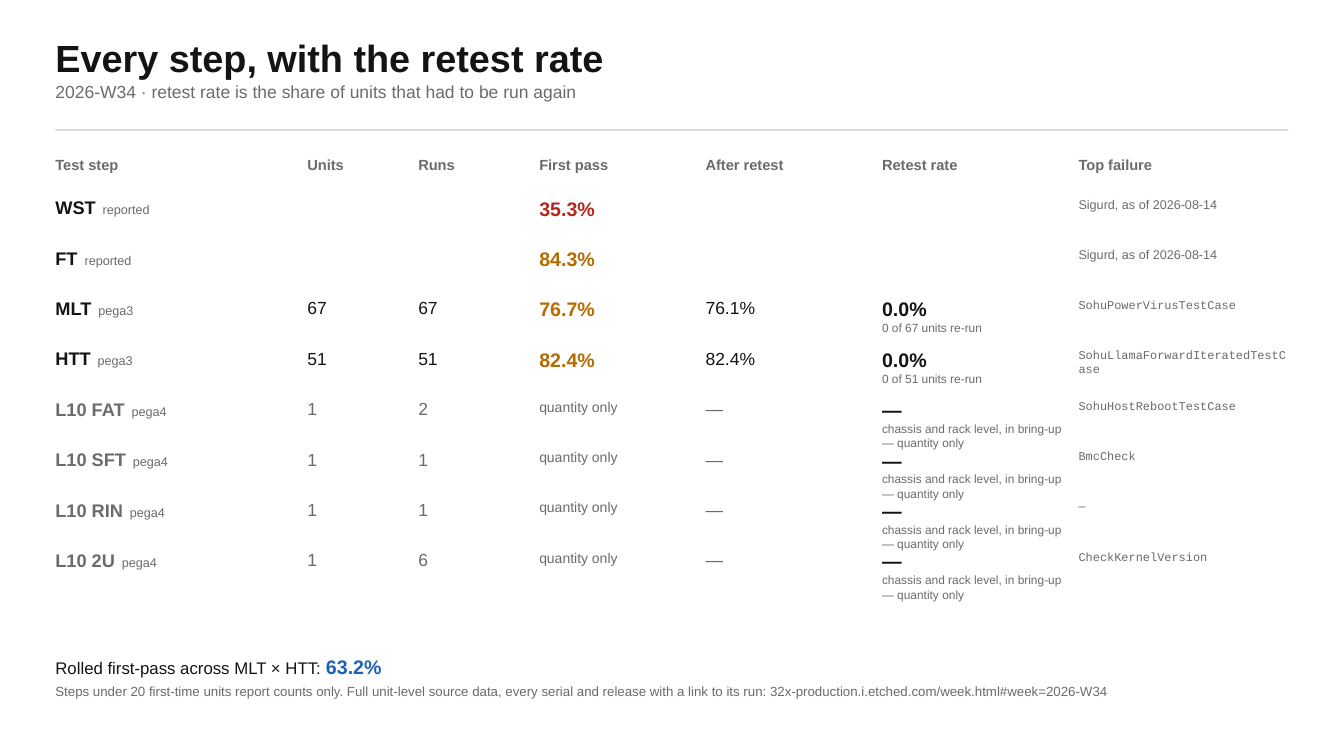
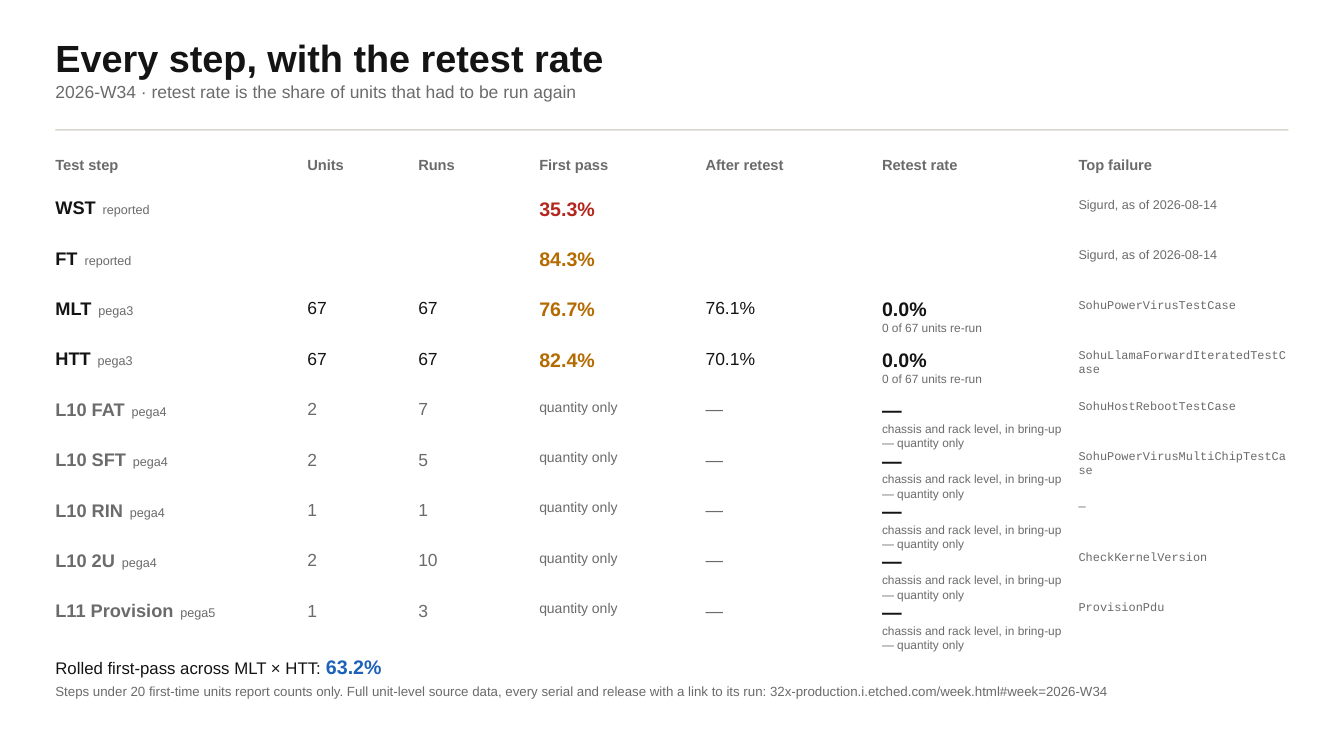
Before and after one commit to Quan-Etched/32x_MP_Auto_DailyReport, a slide deck: slide 3 of decks/weekly-2026-W34.pptx. Drawn at 1344x756 pixels with LibreOffice and Linux fonts; fonts in the diff are those of the drawing. Boxes give left, top, right and bottom in pixels: in the first picture for what was removed or moved away, otherwise in the second. Text is boxed around its words. In the diff, an @@ line names an element or a change of style, - is before the commit and + after.

```diff
--- a/decks/weekly-2026-W34.pptx
+++ b/decks/weekly-2026-W34.pptx
@@ text at (307,352,326,365): text changed @@
-51
+67
@@ text at (418,352,437,365): text changed @@
-51
+67
@@ text at (706,352,756,365): text changed @@
-82.4%
+70.1%
@@ text at (882,374,982,383): text changed @@
-0 of 51 units re-run
+0 of 67 units re-run
@@ text "2": place and size @@
-text "2" at (418,403,428,415)
+text "2" at (307,403,317,415)
@@ text removed at (307,403,317,415) @@
-1
@@ text added at (418,403,428,415), 12.5 pt, text #6B6B6B @@
+7
@@ text at (307,454,317,466): text changed @@
-1
+2
@@ text at (418,454,428,466): text changed @@
-1
+5
@@ text at (1079,452,1136,460): text changed @@
-BmcCheck
+SohuPowerVirusMultiChipTestCase
@@ text added at (307,554,317,566), 12.5 pt, text #6B6B6B @@
+2
@@ text at (418,554,437,566): text changed @@
-6
+10
@@ text added at (55,604,215,620), 13 pt, text #6B6B6B, bold @@
+L11 Provision pega5
@@ text "1": place and size @@
-text "1" at (307,554,317,566)
+text "1" at (307,605,317,617)
@@ text added at (418,605,428,617), 12.5 pt, text #6B6B6B @@
+3
@@ text added at (539,603,618,616), 10 pt, text #6B6B6B @@
+quantity only
@@ text added at (706,600,867,630), 12.5 pt, text #6B6B6B @@
+—
@@ text added at (882,626,1062,652), 8.5 pt, text #6B6B6B @@
+—
+chassis and rack level, in bring-up — quantity only
@@ text added at (1079,603,1165,611), 8.5 pt, text #6B6B6B @@
+ProvisionPdu
```
Also in this commit, not shown: 3 other slides changed, 9 other files.
